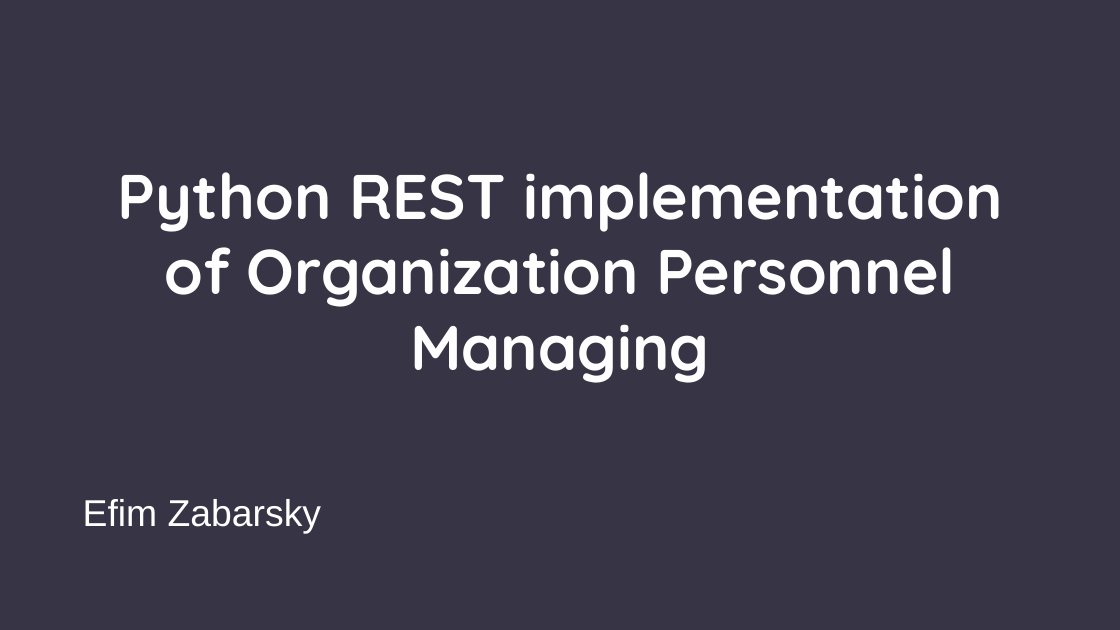
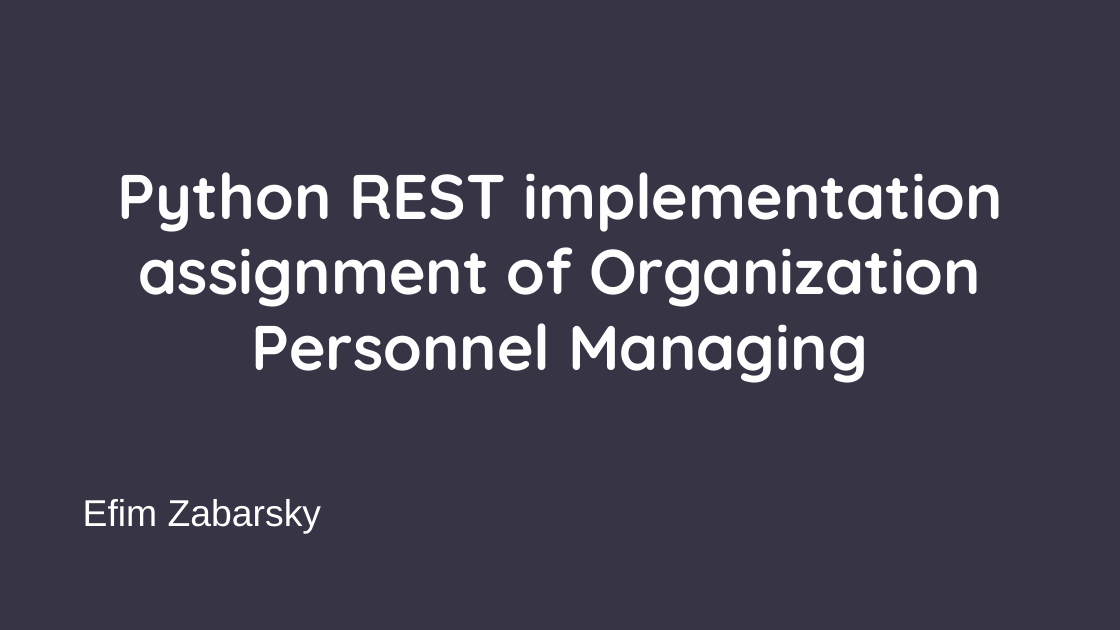
Before and after one commit to zzfima/Python_REST_Assignment, a slide deck: slide 1 of Design/Organization Personnel Managing.pptx. Drawn at 1120x630 pixels with LibreOffice and Linux fonts; fonts in the diff are those of the drawing; background and template pictures are left out. Boxes give left, top, right and bottom in pixels: in the first picture for what was removed or moved away, otherwise in the second. Text is boxed around its words. In the diff, an @@ line names an element or a change of style, - is before the commit and + after.

Commit message:
edit

```diff
--- a/Design/Organization Personnel Managing.pptx
+++ b/Design/Organization Personnel Managing.pptx
@@ text at (x1=117, y1=172, x2=1002, y2=383): text changed @@
-Python REST implementation of Organization Personnel Managing
+Python REST implementation assignment of Organization Personnel Managing
```
Also in this commit, not shown: 1 other slide changed, 2 slides removed.
